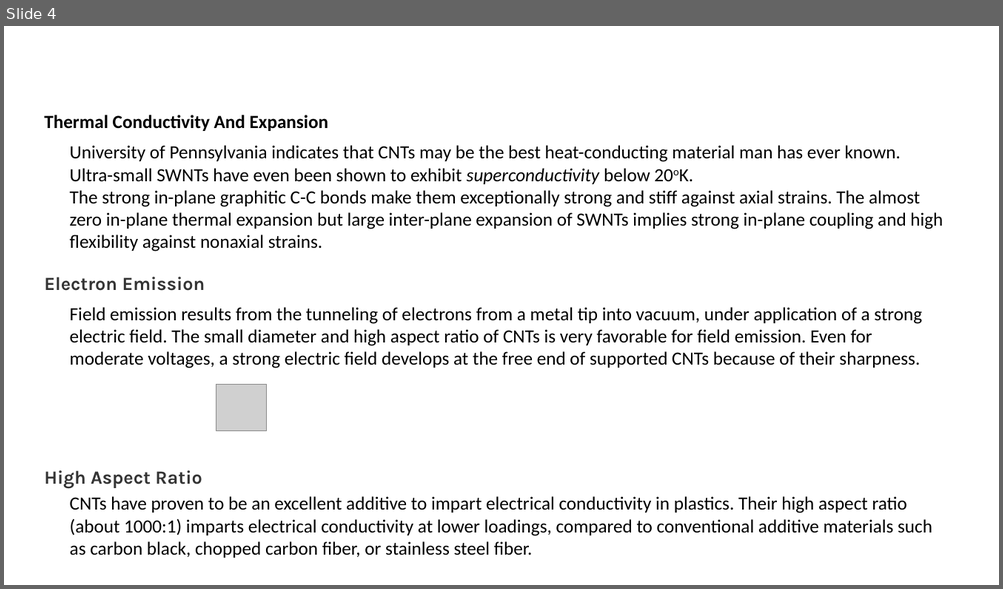
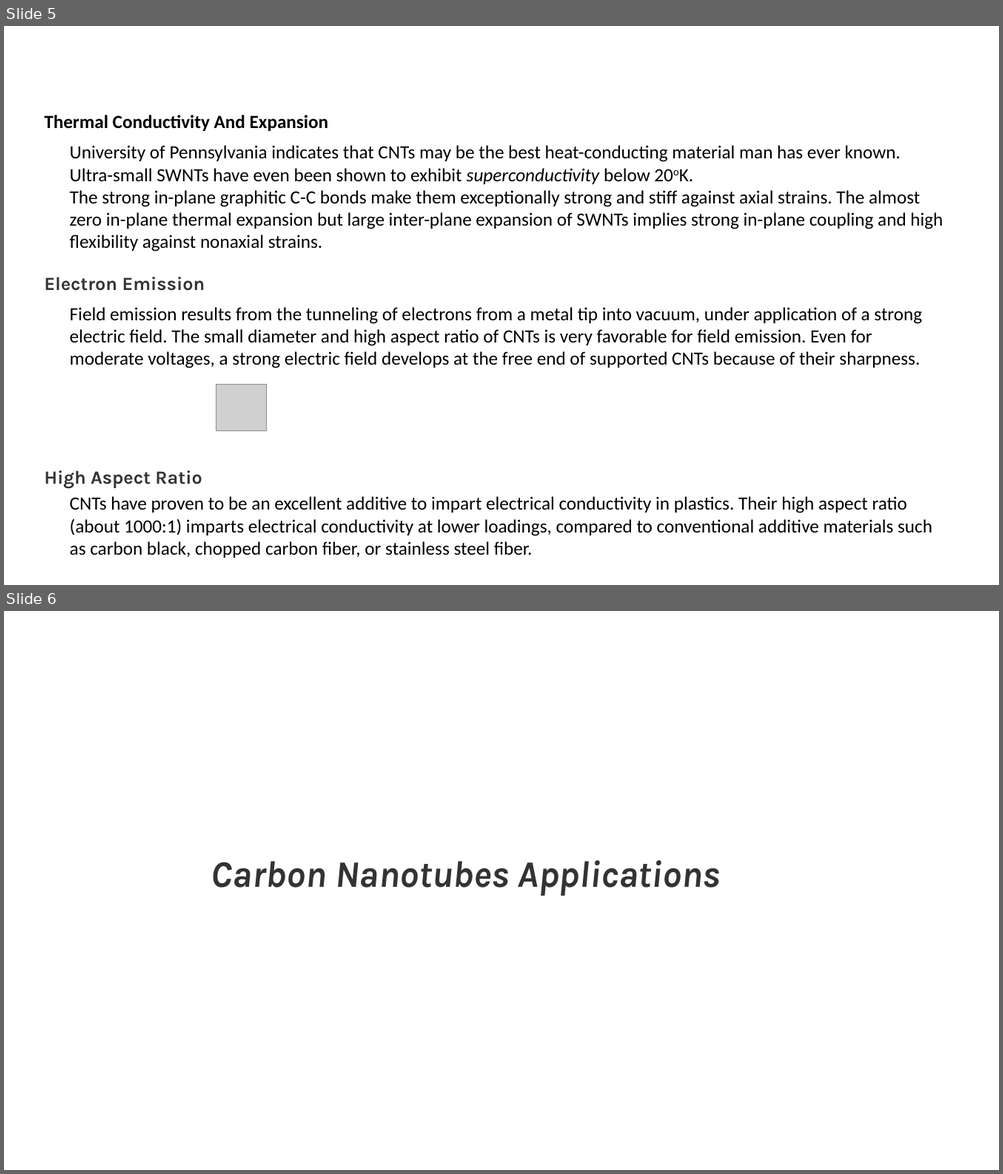
Before and after one commit to satmee/Water-pollution, a slide deck: shahil.pptx. Shown one above the other, each under a label of ours: slide 4 before the commit, slides 5 and 6 after it. The pictures are 1003x589 and 1003x1174 pixels, drawn with LibreOffice and Linux fonts; fonts in the diff are those of the drawing; grey boxes stand for pictures. Boxes give left, top, right and bottom in pixels: in the first picture for what was removed or moved away, otherwise in the second. Text is boxed around its words. In the diff, an @@ line names an element or a change of style, - is before the commit and + after.

```diff
--- a/shahil.pptx
+++ b/shahil.pptx
@@ slide 6 added at (4,611,999,1170), background #FFFFFF @@
@@ text added at (211,860,720,896), 36 pt, text #333333, bold, italic @@
+Carbon Nanotubes Applications
@@ what was slide 4 is now slide 5 @@
```
Also in this commit, not shown: 3 other slides added, 1 slide removed.
